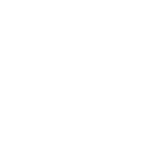
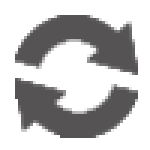
Layered file, before and after one edit (150px x 150px). Changes by layer:
showed "Layer 19", painted on it over [15, 15, 138, 138]
